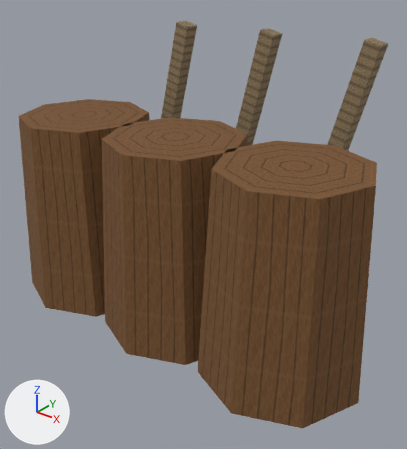
Renders of the glTF model app/src/main/assets/3d/field/military-INFERNO_SEED-1-lod1.glb from each side of a commit.
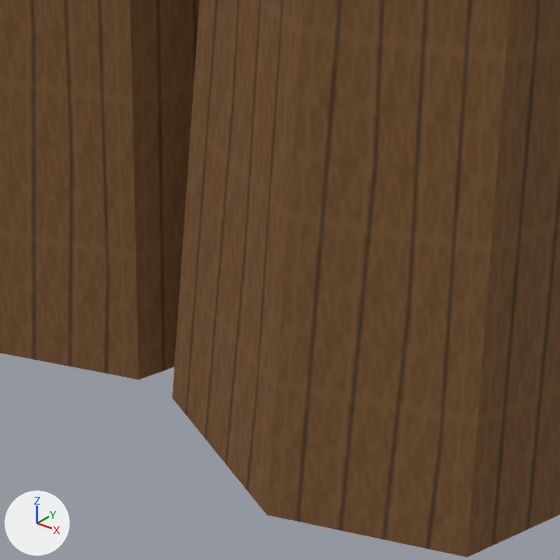
Each version appears first whole from a 50 mm camera at (0.317, -0.358, 0.336) aimed at (0.022, 0.011, 0.107), and next in a close-up on the part from 33% to 83% of the width and 51% to 96% of the height. Arrows for +X, +Y and +Z are at lower left; the lights stay in place. The older version's two pictures come first. Vertices at exactly the same position are counted once.
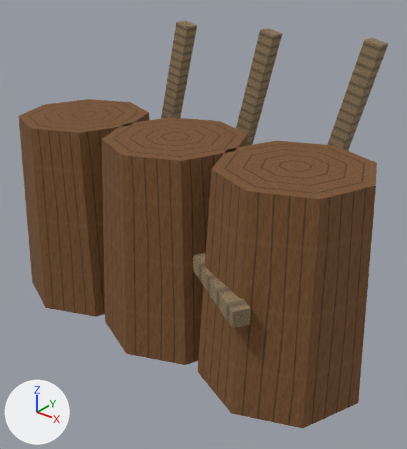
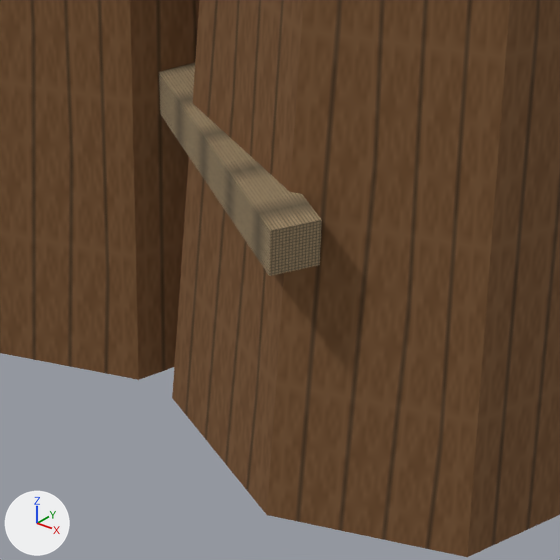
Edits to the bpy script that builds the scene:
```text
Change me_mesh_0:
    used by ob_mesh_0; location = (0.0, 0.0, 0.0)
    remove me_mesh_0.from_pydata(...)  # 81 vertices, 102 faces; spans x -0.195..0.195, y -0.075..0.108, z 0.0..0.272
    add me_mesh_0.from_pydata(...)  # 89 vertices, 112 faces; spans x -0.195..0.195, y -0.086..0.108, z 0.0..0.272
    me_mesh_0 part 1
    8 vertices are added at x -0.134..0.134, y -0.086..0.086, z 0.093..0.107
    10 new faces join them
```

What differs and where, as boxes (x1, y1, x2, y2) in the close-ups (560 x 560 px):
part 1 of me_mesh_0, added (brown): after (159, 62, 322, 276)
